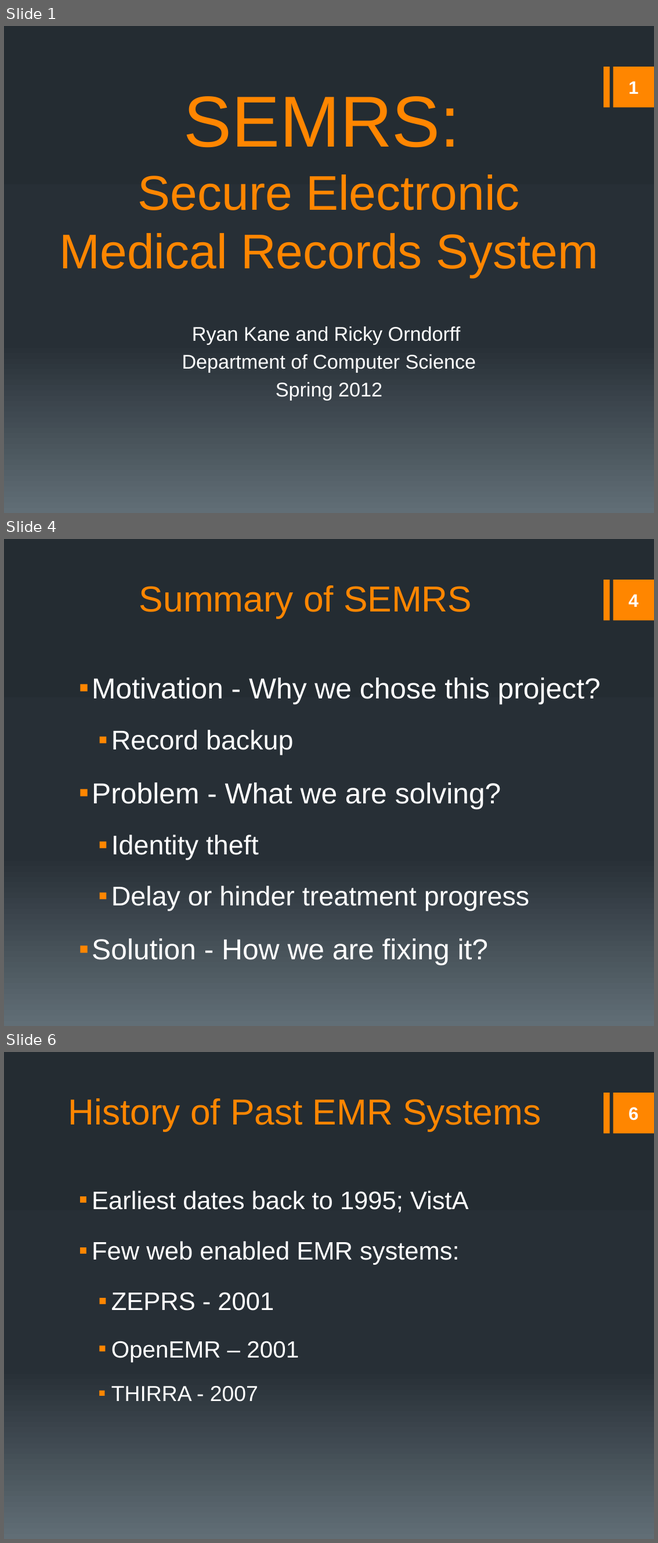
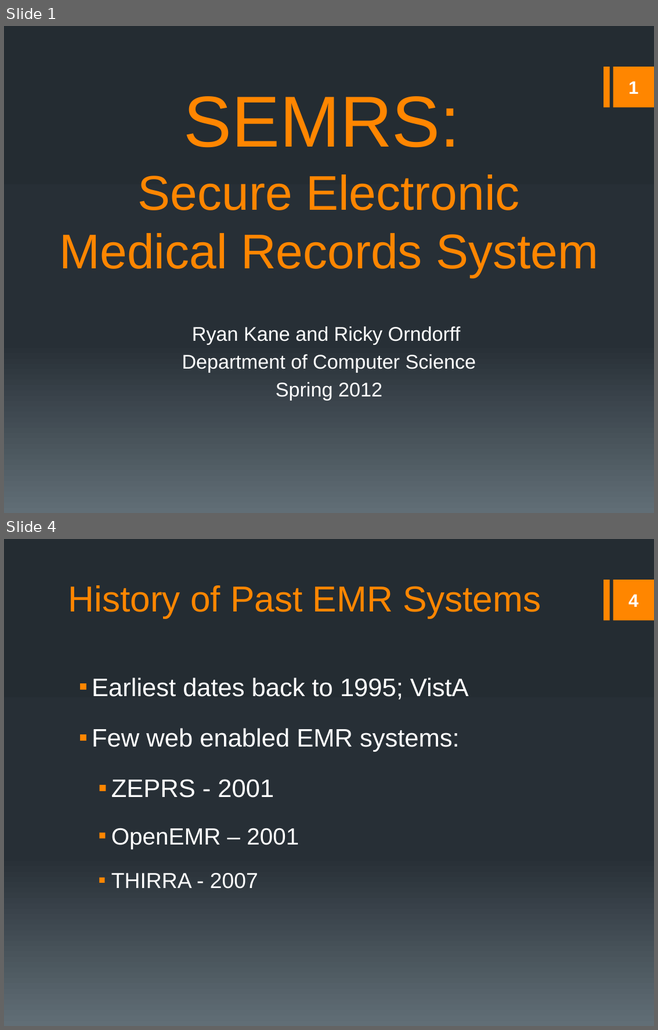
Before and after one commit to rmkane/semrs, a slide deck: Documentation/Final_Presentation.pptx. Shown one above the other, each under a label of ours: slides 1, 4 and 6 before the commit, slides 1 and 4 after it; the slides between them are not shown. The pictures are 658x1543 and 658x1030 pixels, drawn with LibreOffice and Linux fonts; fonts in the diff are those of the drawing. Boxes give left, top, right and bottom in pixels: in the first picture for what was removed or moved away, otherwise in the second. Text is boxed around its words. In the diff, an @@ line names an element or a change of style, - is before the commit and + after.

```diff
--- a/Documentation/Final_Presentation.pptx
+++ b/Documentation/Final_Presentation.pptx
@@ slide 4 removed at box(4, 539, 654, 1026), background gradient #242C33 to #273037 to #636D76; not listed: 2 template elements that a slide beside it also shows @@
@@ title removed at box(139, 585, 471, 618) @@
-Summary of SEMRS
@@ page number removed at box(628, 594, 638, 607) @@
-4
@@ text removed at box(92, 678, 600, 966) @@
-▪ Motivation - Why we chose this project?
-  ▪ Record backup
-▪ Problem - What we are solving?
-  ▪ Identity theft
-  ▪ Delay or hinder treatment progress
-▪ Solution - How we are fixing it?
@@ what was slide 6 is now slide 4 @@
@@ page number at box(628, 594, 638, 607): text changed @@
-6
+4
```
Also in this commit, not shown: 3 slides changed, 1 slide added, 1 other slide removed, 3 other files.
